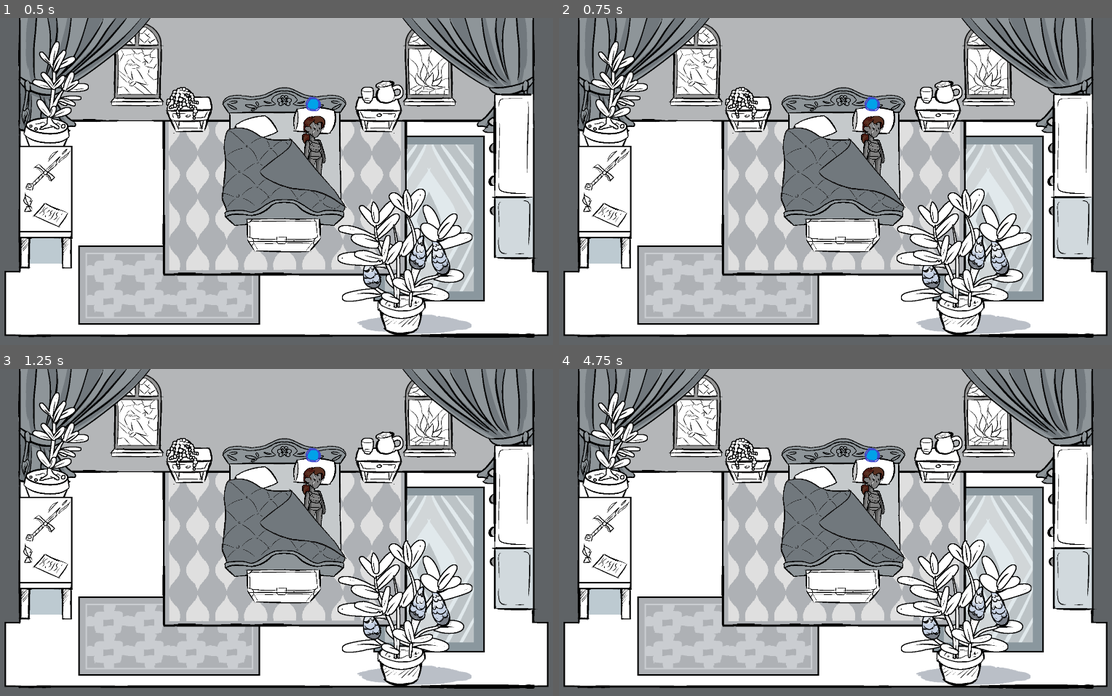
Above: before the commit, frames 1-4 (two rows, left to right).
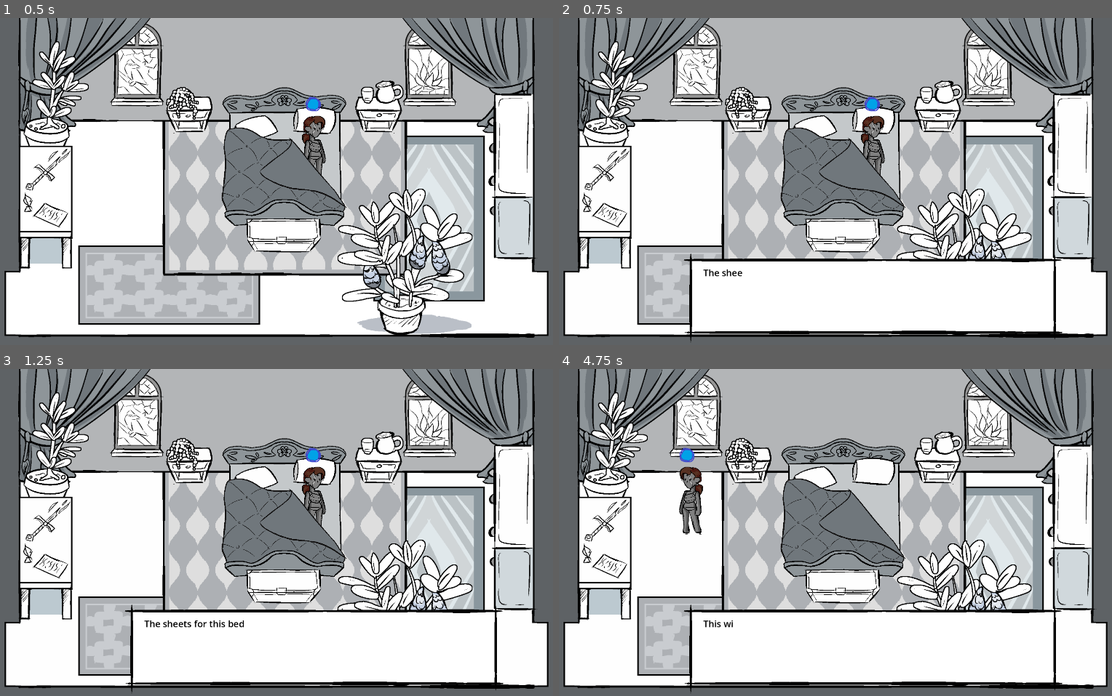
Above: after the commit, the same moments.

Repository: Jigamaree/Witchs-Orders
Game: Godot game, scene res://Scenes/Room_Bedroom.tscn
The game is run twice, just before and just after one commit, with the same random seed, the same clock (stepped at 60 frames per second) and the same inputs.
Inputs:
- Up to frame 1 (0.5 s): no input
- Up to frame 2 (0.75 s): tap Enter (ui_accept) at 0.5 s; hold Right (ui_right) from 0.53 s (still down)
- Up to frame 3 (1.25 s): keep holding Right (ui_right); tap Enter (ui_accept) at 0.77 s
- Up to frame 4 (4.75 s): tap Enter (ui_accept) at 1.25, 1.52, 2, 3.02, 3.5, 3.77, 4.52 s; release Right (ui_right) at 1.28 s; hold Down (ui_down) 1.28-2.03 s; hold Right (ui_right) 2.03-2.78 s; hold Up (ui_up) 2.78-3.53 s; hold Left (ui_left) from 3.53 s (still down)

Frame 1 is identical in both runs. In frame 2, 9.4% of the frame differs, in the area x 22-92%, y 72-99%; in frame 3, 9.4%; in frame 4, 11%, in the area x 21-92%, y 24-99%.
Error before the commit: Trying to assign value of type 'CanvasLayer' to a variable of type '_DialogueSystem.gd'. (res://Scripts/GlobalScripts/room_default.gd:39)

Commit message:
Can now center text in a fun and funky way!

Diff:
--- a/Scenes/DialogueTestScene.tscn
+++ b/Scenes/DialogueTestScene.tscn
@@ -1,5 +1,6 @@
 [gd_scene format=3 uid="uid://b20cg735ud1hv"]
 
+[ext_resource type="Script" uid="uid://bu8520cev453u" path="res://Scripts/DialogueSystem/_DialogueSystem.gd" id="1_6ary4"]
 [ext_resource type="Texture2D" uid="uid://c4e2nwvjbu6lh" path="res://Assets/Dialogue/PC Dialogue Faces/WB_TestPort2.png" id="2_0t75w"]
 [ext_resource type="Texture2D" uid="uid://bjfjm5k14gpqh" path="res://Assets/GameIcon.png" id="2_6ary4"]
 [ext_resource type="Texture2D" uid="uid://s4vfi17oxi12" path="res://Assets/Dialogue/TextBox.png" id="2_s2uu6"]
@@ -30,6 +31,7 @@
 }]
 
 [node name="DialogueScene" type="CanvasLayer" unique_id=390174514]
+script = ExtResource("1_6ary4")
 
 [node name="Control" type="Control" parent="." unique_id=2068482084]
 layout_mode = 3
--- a/Scripts/DialogueSystem/_DialogueSystem.gd
+++ b/Scripts/DialogueSystem/_DialogueSystem.gd
@@ -13,17 +13,6 @@
 # Condition checks true/false can each have their own line that gets sent to, and so can each player choice
 
 var flag_dict = {}
-# For conditions set and checked by the system
-# I would probably put this in a game manager script or similar, but if it's a small game that might not be needed
-
-# The way I do conditions, anything that the dialogue system can set is false unless the system changes it,
-#   and not being in the dictionary counts as being false
-# So you first check if the flag exists and if it doesn't it counts as false,
-#   but if it does you just then check if it's true or false
-# That way you don't have to maintain a list of every flag you want to use in game,
-#   because it's SUPER easy to forget to add one and break the system at runtime
-
-# The format for conversations; you could have a ton of these or one super dictionary with them as subdictionaries
 
 var pitch_dict = {
 	"none": preload("res://Audio/clink1.wav"),
@@ -31,7 +20,6 @@
 }
 
 # Image setup
-
 @onready var portTextRect: TextureRect = $Control/PortraitBox/PortTextureRect
 
 var pc_expression_dict = {
@@ -56,11 +44,6 @@
 @onready var background_image_rect: TextureRect = $Control/CenterContainer/imageDisplayRect
 
 func _ready() -> void:
-	# Load the relevant conversation; in a real game the active one would be passed in depending on who you're talking to
-	#conv = test_convo
-
-	# format == steve_convos["attack"]
-	# = demo_conv
 	continue_arrow.hide()
 	choice_box.hide()
 	unblock_input_after_delay()
@@ -86,13 +69,14 @@
 		continue_arrow.play("default")
 
 func set_dialogue():
+	#var dlg = conv[index].dialogue
 	# Make a temp variable to make the code cleaner
-	#var dlg = conv[index].dialogue
 	var dlg = replace_tags()
 
 	set_speaker_title_and_visability()
 	set_portrait()
 	check_for_background_or_full_image()
+	set_text_alignment()
 
 	# Set label text to line
 	dialogue.text = dlg
@@ -139,6 +123,14 @@
 	else:
 		name_rect.visible = true
 		portrait_box.visible = true
+
+func set_text_alignment():
+	if conv[index].has("completelyCentered"):
+		dialogue.horizontal_alignment = HORIZONTAL_ALIGNMENT_CENTER
+		dialogue.vertical_alignment = VERTICAL_ALIGNMENT_CENTER
+	else:
+		dialogue.horizontal_alignment = HORIZONTAL_ALIGNMENT_LEFT
+		dialogue.vertical_alignment = VERTICAL_ALIGNMENT_TOP
 
 func set_portrait():
 	#deal with portrait
--- a/Scripts/DialogueSystem/scripts_sleepyroom.gd
+++ b/Scripts/DialogueSystem/scripts_sleepyroom.gd
@@ -39,7 +39,7 @@
 
 		3: { "speaker": "none", "dialogue": "You hesitate briefly before trying to open the door - no luck. The door doesn't budge an inch. You'd think it stuck like glue, if the sigil didn't flare with the pressure.", "goto": 4 },
 		4: { "speaker": "none", "dialogue": "Just as you go to let go of the door, a thought thunders through your mind like a premonition.", "goto": 5 },
-		5: { "speaker": "none", "dialogue": "%wsTo exit, you must be of more than what you are.%ws", "goto": 6 },
+		5: { "speaker": "none", "dialogue": "%wsTo exit, you must be of more than what you are.%ws", "completelyCentered": true, "goto": 6 },
 		6: { "speaker": "MC", "emote": "exasperated", "dialogue": "...Is this door really telling me to get dressed?", "end": true },
 		},
 
--- a/Scripts/DialogueSystem/scripts_test.gd
+++ b/Scripts/DialogueSystem/scripts_test.gd
@@ -1,6 +1,23 @@
 extends Node
 
 class_name testConvos
+# For conditions set and checked by the system
+# I would probably put this in a game manager script or similar, but if it's a small game that might not be needed
+
+# The way I do conditions, anything that the dialogue system can set is false unless the system changes it,
+#   and not being in the dictionary counts as being false
+# So you first check if the flag exists and if it doesn't it counts as false,
+#   but if it does you just then check if it's true or false
+# That way you don't have to maintain a list of every flag you want to use in game,
+#   because it's SUPER easy to forget to add one and break the system at runtime
+
+# The format for conversations; you could have a ton of these or one super dictionary with them as subdictionaries
+
+	# Load the relevant conversation; in a real game the active one would be passed in depending on who you're talking to
+	#conv = test_convo
+
+	# format == steve_convos["attack"]
+	# = demo_conv
 
 static var demo_conv = {
 	1: { "speaker": "A Friend", "dialogue": "This is a simple line of dialogue!", "goto": 2 },
